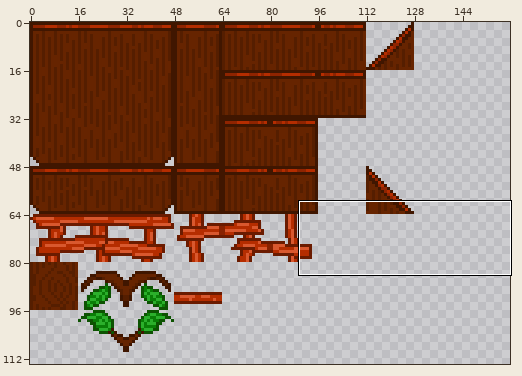
Two versions of one pixel-art file, res/tileset/7.aseprite. Above: a wide view before the commit, with the close-up outlined.
Close-up. The starting point:
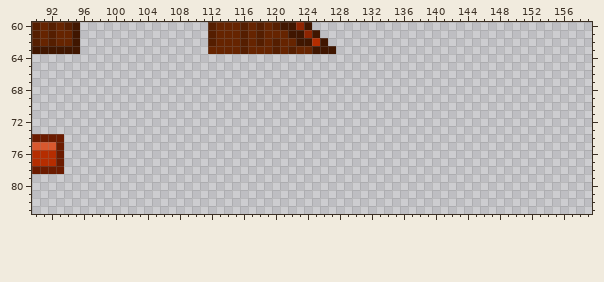
160x160 pixels, 1 frame. Shown: x 90..159, y 60..83. The wide view leaves out empty margins.
After:
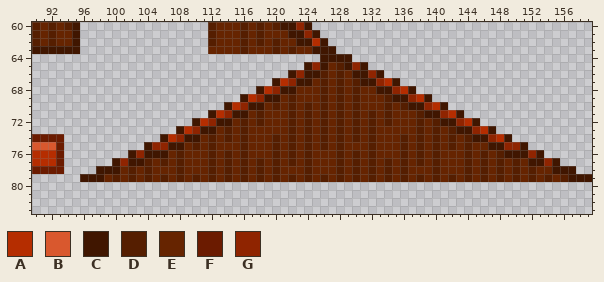
Palette (. is transparent): A #b52d00  B #d9582e  C #401600  D #551e00  E #662400  F #6b1b00  G #8f2400
What changed:
Changed rows in their new state; - is an unchanged pixel.
first column x 96:
64 ------------------------------CCCC------------------------------
65 ----------------------------CGCEDCGC----------------------------
66 --------------------------CGCCDEDECCGC--------------------------
67 ------------------------CAGCCEDEDEDCCGAC------------------------
68 ----------------------CAGCCEEEDEDEDEECCGAC----------------------
69 --------------------CAGCCEDEEEDEDEDEEEDCCGAC--------------------
70 ------------------CAGCCEDEDEDEDEDEDEEEDEDCCGAC------------------
71 ----------------CAGCCEDEEEDEDEDEDEDEDEDEEEDCCGAC----------------
72 --------------CAGCCEDEDEEEDEDEDEDEDEDEDEEEDEDCCGAC--------------
73 ------------CAGCCEDEDEEEEEDEDEDEDEDEDEEEEEDEDEDCCGAC------------
74 ----------CAGCCEDEDEDEEEDEDEDEDEDEDEDEEEDEDEDEDEDCCGAC----------
75 --------CGGCCEDEDEEEDEEEDEDEDEDEDEEEDEEEDEDEDEDEDEECCGGC--------
76 ------CGCCCEDEEEDEDEDEEEDEDEDEEEDEDEDEEEDEDEDEEEDEDEDCCCGC------
77 ----CGCCDEDEDEEEDEDEDEDEDEDEDEEEDEDEDEDEDEDEDEEEDEDEDEDECCGC----
78 --CCCEDEDEEEDEEEDEDEDEDEDEEEDEEEDEDEDEDEDEEEDEEEDEDEDEDEDEECCC--
79 CCCEDEDEDEDEDEDEDEDEDEDEDEDEDEDEDEDEDEDEDEDEDEDEDEDEDEDEDEDEDCCC
Where, in picture pixels (left, top, right, bottom), the same in both close-ups:
added: (80, 54, 592, 182)
